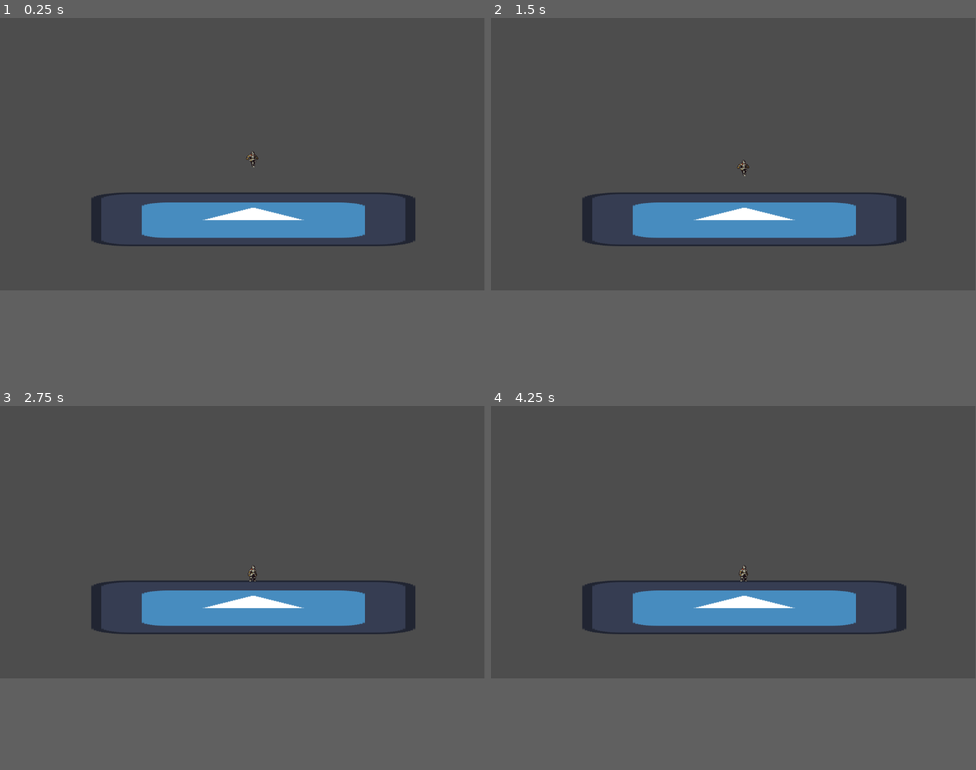
Above: before the commit, frames 1-4 (two rows, left to right).
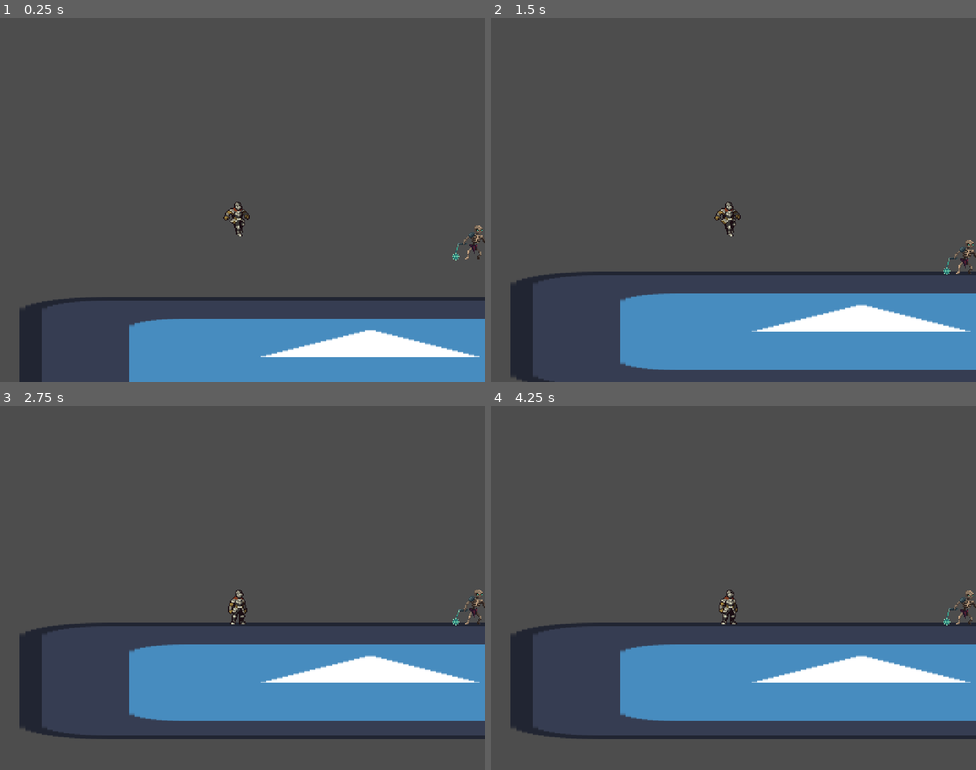
Above: after the commit, the same moments.

Repository: FaroukJGRNT/Shattered-Eternity
Game: Godot game, scene res://scenes/level.tscn
The game is run twice, just before and just after one commit, with the same random seed, the same clock (stepped at 60 frames per second) and the same inputs. The engine's default icon, where the game draws it, is replaced by a stand-in: a white triangle on a blue panel in a dark square.
Inputs:
- Up to frame 1 (0.25 s): no input
- Up to frame 2 (1.5 s): tap Space (jump) at 0.77 s
- Up to frame 3 (2.75 s): tap Space (jump) at 1.52 s
- Up to frame 4 (4.25 s): tap Space (jump) at 3.02, 3.77 s
The window is 799x449 before the commit and 800x600 after it. Grey fills any space a smaller window leaves; there, only what the larger window draws over its background counts as a difference.

The runs differ from the first frame. In frame 1, 20% of the frame differs, in the area x 0-100%, y 0-100%; in frame 2, 19%; in frame 3, 24%, in the area x 4-100%, y 43-92%; in frame 4, 24%.

Commit message:
add: added a basic enemy model with its states

Diff:
--- a/project.godot
+++ b/project.godot
@@ -14,6 +14,15 @@
 run/main_scene="res://scenes/level.tscn"
 config/features=PackedStringArray("4.3", "GL Compatibility")
 config/icon="res://icon.svg"
+
+[display]
+
+window/size/viewport_width=800
+window/size/viewport_height=600
+
+[global_group]
+
+Player=""
 
 [input]
 
--- /dev/null
+++ b/scenes/enemy.tscn
@@ -0,0 +1,161 @@
+[gd_scene load_steps=22 format=3 uid="uid://c20oww0mmtpx7"]
+
+[ext_resource type="Texture2D" uid="uid://rye6avf45wqu" path="res://assets/sprites/enemy/Skeleton enemy.png" id="1_1qe2k"]
+[ext_resource type="Script" path="res://scripts/enemy.gd" id="1_rfxxo"]
+
+[sub_resource type="AtlasTexture" id="AtlasTexture_dkup1"]
+atlas = ExtResource("1_1qe2k")
+region = Rect2(0, 192, 64, 64)
+
+[sub_resource type="AtlasTexture" id="AtlasTexture_n7tb1"]
+atlas = ExtResource("1_1qe2k")
+region = Rect2(64, 192, 64, 64)
+
+[sub_resource type="AtlasTexture" id="AtlasTexture_6tb10"]
+atlas = ExtResource("1_1qe2k")
+region = Rect2(128, 192, 64, 64)
+
+[sub_resource type="AtlasTexture" id="AtlasTexture_38fv7"]
+atlas = ExtResource("1_1qe2k")
+region = Rect2(192, 192, 64, 64)
+
+[sub_resource type="AtlasTexture" id="AtlasTexture_oeymu"]
+atlas = ExtResource("1_1qe2k")
+region = Rect2(0, 128, 64, 64)
+
+[sub_resource type="AtlasTexture" id="AtlasTexture_efd4e"]
+atlas = ExtResource("1_1qe2k")
+region = Rect2(64, 128, 64, 64)
+
+[sub_resource type="AtlasTexture" id="AtlasTexture_2po1y"]
+atlas = ExtResource("1_1qe2k")
+region = Rect2(128, 128, 64, 64)
+
+[sub_resource type="AtlasTexture" id="AtlasTexture_j04r8"]
+atlas = ExtResource("1_1qe2k")
+region = Rect2(192, 128, 64, 64)
+
+[sub_resource type="AtlasTexture" id="AtlasTexture_qkf38"]
+atlas = ExtResource("1_1qe2k")
+region = Rect2(256, 128, 64, 64)
+
+[sub_resource type="AtlasTexture" id="AtlasTexture_utllj"]
+atlas = ExtResource("1_1qe2k")
+region = Rect2(320, 128, 64, 64)
+
+[sub_resource type="AtlasTexture" id="AtlasTexture_8l4q6"]
+atlas = ExtResource("1_1qe2k")
+region = Rect2(384, 128, 64, 64)
+
+[sub_resource type="AtlasTexture" id="AtlasTexture_gksgv"]
+atlas = ExtResource("1_1qe2k")
+region = Rect2(448, 128, 64, 64)
+
+[sub_resource type="AtlasTexture" id="AtlasTexture_0ughl"]
+atlas = ExtResource("1_1qe2k")
+region = Rect2(512, 128, 64, 64)
+
+[sub_resource type="AtlasTexture" id="AtlasTexture_eqya8"]
+atlas = ExtResource("1_1qe2k")
+region = Rect2(576, 128, 64, 64)
+
+[sub_resource type="AtlasTexture" id="AtlasTexture_681wb"]
+atlas = ExtResource("1_1qe2k")
+region = Rect2(640, 128, 64, 64)
+
+[sub_resource type="AtlasTexture" id="AtlasTexture_3n4fg"]
+atlas = ExtResource("1_1qe2k")
+region = Rect2(704, 128, 64, 64)
+
+[sub_resource type="SpriteFrames" id="SpriteFrames_3v2ag"]
+animations = [{
+"frames": [{
+"duration": 1.0,
+"texture": SubResource("AtlasTexture_dkup1")
+}, {
+"duration": 1.0,
+"texture": SubResource("AtlasTexture_n7tb1")
+}, {
+"duration": 1.0,
+"texture": SubResource("AtlasTexture_6tb10")
+}, {
+"duration": 1.0,
+"texture": SubResource("AtlasTexture_38fv7")
+}],
+"loop": true,
+"name": &"idle",
+"speed": 6.0
+}, {
+"frames": [{
+"duration": 1.0,
+"texture": SubResource("AtlasTexture_oeymu")
+}, {
+"duration": 1.0,
+"texture": SubResource("AtlasTexture_efd4e")
+}, {
+"duration": 1.0,
+"texture": SubResource("AtlasTexture_2po1y")
+}, {
+"duration": 1.0,
+"texture": SubResource("AtlasTexture_j04r8")
+}, {
+"duration": 1.0,
+"texture": SubResource("AtlasTexture_qkf38")
+}, {
+"duration": 1.0,
+"texture": SubResource("AtlasTexture_utllj")
+}, {
+"duration": 1.0,
+"texture": SubResource("AtlasTexture_8l4q6")
+}, {
+"duration": 1.0,
+"texture": SubResource("AtlasTexture_gksgv")
+}, {
+"duration": 1.0,
+"texture": SubResource("AtlasTexture_0ughl")
+}, {
+"duration": 1.0,
+"texture": SubResource("AtlasTexture_eqya8")
+}, {
+"duration": 1.0,
+"texture": SubResource("AtlasTexture_681wb")
+}, {
+"duration": 1.0,
+"texture": SubResource("AtlasTexture_3n4fg")
+}],
+"loop": true,
+"name": &"run",
+"speed": 14.0
+}]
+
+[sub_resource type="CapsuleShape2D" id="CapsuleShape2D_gl8cc"]
+
+[sub_resource type="CircleShape2D" id="CircleShape2D_124ph"]
+radius = 148.964
+
+[node name="Enemy" type="CharacterBody2D"]
+scale = Vector2(1.2, 1.2)
+script = ExtResource("1_rfxxo")
+
+[node name="AnimatedSprite2D" type="AnimatedSprite2D" parent="."]
+sprite_frames = SubResource("SpriteFrames_3v2ag")
+animation = &"idle"
+autoplay = "idle"
+frame_progress = 0.113281
+
+[node name="CollisionShape2D" type="CollisionShape2D" parent="."]
+position = Vector2(-2, 0)
+shape = SubResource("CapsuleShape2D_gl8cc")
+
+[node name="SlidingTimer" type="Timer" parent="."]
+wait_time = 0.4
+one_shot = true
+
+[node name="Area2D" type="Area2D" parent="."]
+
+[node name="CollisionShape2D" type="CollisionShape2D" parent="Area2D"]
+shape = SubResource("CircleShape2D_124ph")
+
+[connection signal="timeout" from="SlidingTimer" to="." method="_on_sliding_timer_timeout"]
+[connection signal="body_entered" from="Area2D" to="." method="_on_area_2d_body_entered"]
+[connection signal="body_exited" from="Area2D" to="." method="_on_area_2d_body_exited"]
--- a/scenes/level.tscn
+++ b/scenes/level.tscn
@@ -1,12 +1,16 @@
-[gd_scene load_steps=3 format=3 uid="uid://wt3ig72atatw"]
+[gd_scene load_steps=4 format=3 uid="uid://wt3ig72atatw"]
 
 [ext_resource type="PackedScene" uid="uid://e457axxbrw1u" path="res://scenes/platform.tscn" id="1_4xu6g"]
 [ext_resource type="PackedScene" uid="uid://c1imgcb2kat6k" path="res://scenes/player.tscn" id="2_7lnj0"]
+[ext_resource type="PackedScene" uid="uid://c20oww0mmtpx7" path="res://scenes/enemy.tscn" id="3_4lhks"]
 
 [node name="Level" type="Node2D"]
 
 [node name="Platform" parent="." instance=ExtResource("1_4xu6g")]
-position = Vector2(602, 479)
+position = Vector2(400, 463)
 
 [node name="Player" parent="." instance=ExtResource("2_7lnj0")]
-position = Vector2(606, 286)
+position = Vector2(260, 264)
+
+[node name="Enemy" parent="." instance=ExtResource("3_4lhks")]
+position = Vector2(518, 310)
--- a/scenes/player.tscn
+++ b/scenes/player.tscn
@@ -9,7 +9,6 @@
 [sub_resource type="GDScript" id="GDScript_2bcmc"]
 resource_name = "player"
 script/source = "extends CharacterBody2D
-
 
 @export var RUN_SPEED = 300.0
 @export var SLIDE_SPEED = 350.0
@@ -333,12 +332,12 @@
 [sub_resource type="CapsuleShape2D" id="CapsuleShape2D_gl8cc"]
 height = 36.0
 
-[node name="Player" type="CharacterBody2D"]
+[node name="Player" type="CharacterBody2D" groups=["Player"]]
 script = SubResource("GDScript_2bcmc")
 
 [node name="AnimatedSprite2D" type="AnimatedSprite2D" parent="."]
 sprite_frames = SubResource("SpriteFrames_3v2ag")
-animation = &"fall"
+animation = &"idle"
 autoplay = "idle"
 
 [node name="CollisionShape2D" type="CollisionShape2D" parent="."]
@@ -349,4 +348,7 @@
 wait_time = 0.4
 one_shot = true
 
+[node name="Camera2D" type="Camera2D" parent="."]
+zoom = Vector2(1.5, 1.5)
+
 [connection signal="timeout" from="SlidingTimer" to="." method="_on_sliding_timer_timeout"]
--- /dev/null
+++ b/scripts/enemy.gd
@@ -0,0 +1,59 @@
+extends CharacterBody2D
+
+const SPEED = 150.0
+
+enum Activity {
+	CHILLIN,
+	ATAK
+}
+
+enum State {
+	IDLE,
+	RUNNING
+}
+
+var state = State.IDLE
+var activity = Activity.CHILLIN
+var target
+var direction
+
+func _physics_process(delta: float) -> void:
+	if velocity.x != 0:
+		state = State.RUNNING
+	else:
+		state = State.IDLE
+
+
+	# Add the gravity.
+	if not is_on_floor():
+		velocity += get_gravity() * delta
+	if activity == Activity.ATAK:
+		direction = (target.position - position).normalized()
+		velocity.x = SPEED * direction.x
+
+	# make sure he faces the right direction
+	if velocity.x <  0:
+		$AnimatedSprite2D.flip_h = true
+	if velocity.x > 0:
+		$AnimatedSprite2D.flip_h = false
+
+	# play the correct animation
+	if state == State.IDLE:
+		$AnimatedSprite2D.play("idle")
+	if state == State.RUNNING:
+		$AnimatedSprite2D.play("run")
+
+	move_and_slide()
+
+func _on_area_2d_body_entered(body: Node2D) -> void:
+	if body.is_in_group("Player"):
+		print("Aggro on")
+		activity = Activity.ATAK
+		target = body
+
+
+func _on_area_2d_body_exited(body: Node2D) -> void:
+	if body.is_in_group("Player"):
+		print("Aggro off")
+		activity = Activity.CHILLIN
+		velocity = Vector2(0, 0)
Binary file added: assets/sprites/enemy/Skeleton enemy.png
Not shown, added: assets/sprites/enemy/Skeleton enemy.png.import
